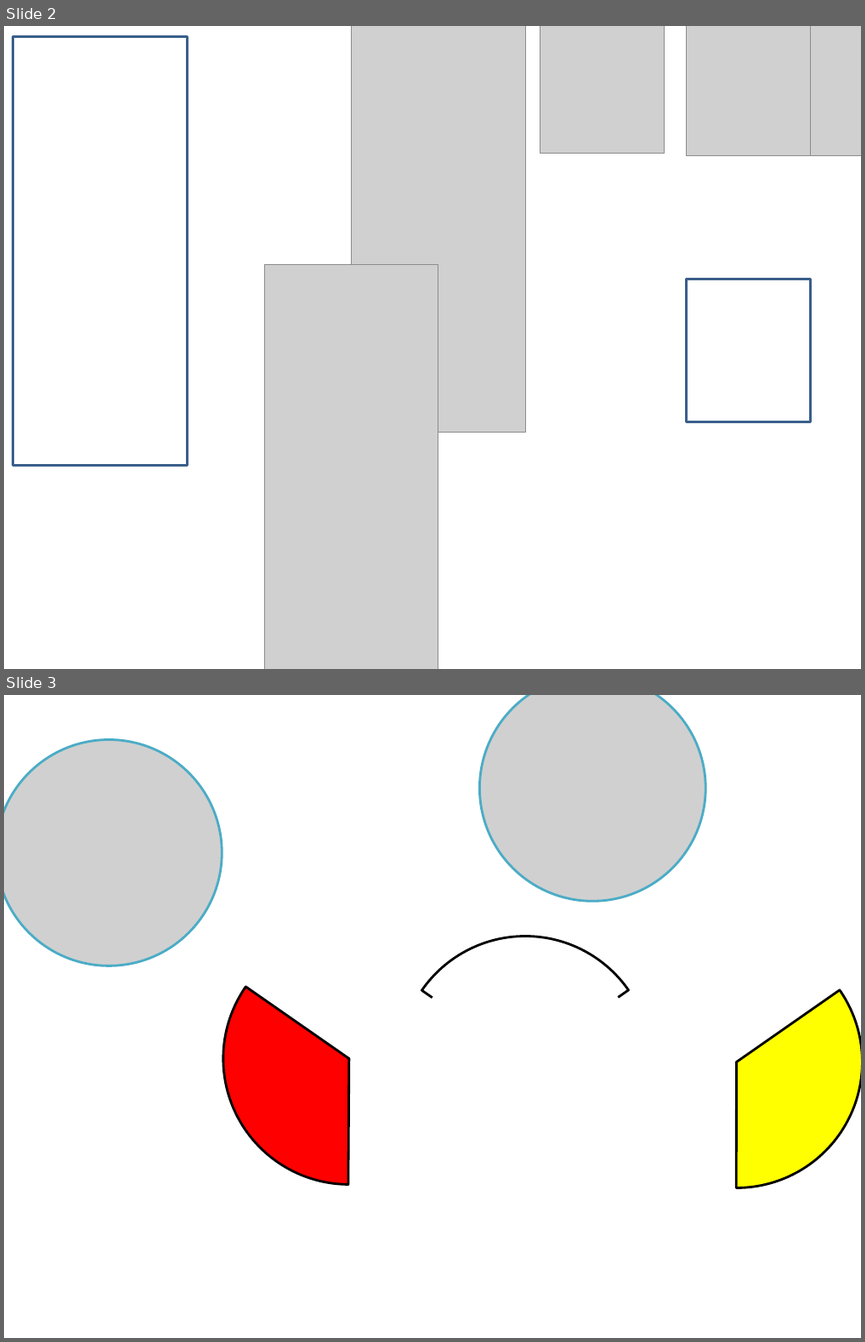
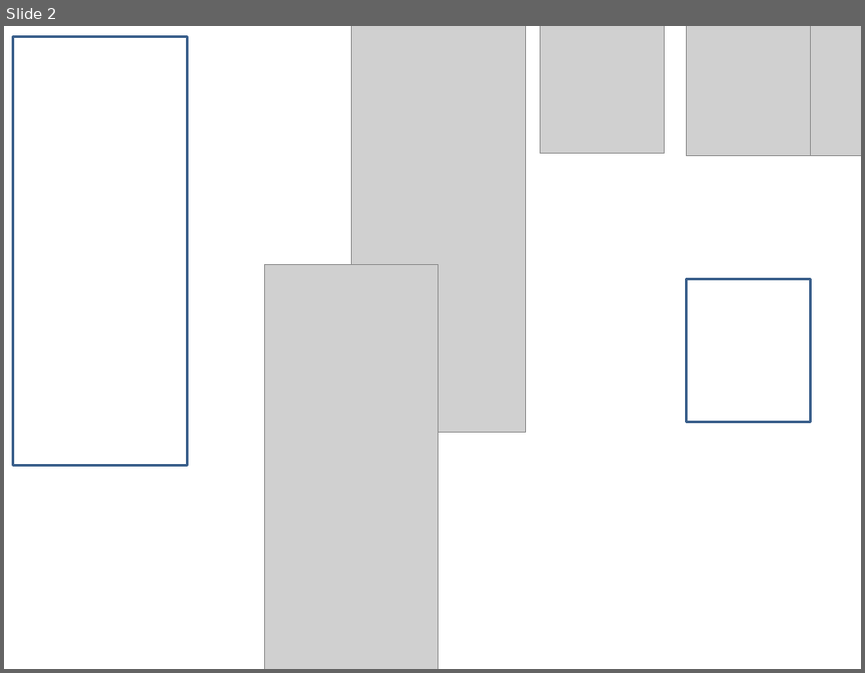
Before and after one commit to AhriHaran/Unity, a slide deck: 프레젠테이션1.pptx. Shown one above the other, each under a label of ours: slides 2 and 3 before the commit, slide 2 after it. The pictures are 865x1342 and 865x673 pixels, drawn with LibreOffice and Linux fonts; fonts in the diff are those of the drawing; grey boxes stand for pictures; background and template pictures are left out. Boxes give left, top, right and bottom in pixels: in the first picture for what was removed or moved away, otherwise in the second. Text is boxed around its words. In the diff, an @@ line names an element or a change of style, - is before the commit and + after.

```diff
--- a/프레젠테이션1.pptx
+++ b/프레젠테이션1.pptx
@@ slide 3 removed at (x1=4, y1=695, x2=861, y2=1338), background #FFFFFF @@
@@ picture removed at (x1=479, y1=695, x2=706, y2=902) @@
@@ picture removed at (x1=4, y1=739, x2=222, y2=966) @@
@@ pie slice (boxed as its full ellipse) removed at (x1=223, y1=932, x2=475, y2=1185) @@
@@ pie slice (boxed as its full ellipse) removed at (x1=399, y1=936, x2=651, y2=1188) @@
@@ ellipse removed at (x1=412, y1=948, x2=638, y2=1174) @@
@@ pie slice (boxed as its full ellipse) removed at (x1=611, y1=936, x2=861, y2=1188) @@
```
Also in this commit, not shown: 1 slide added, 23 other files.
